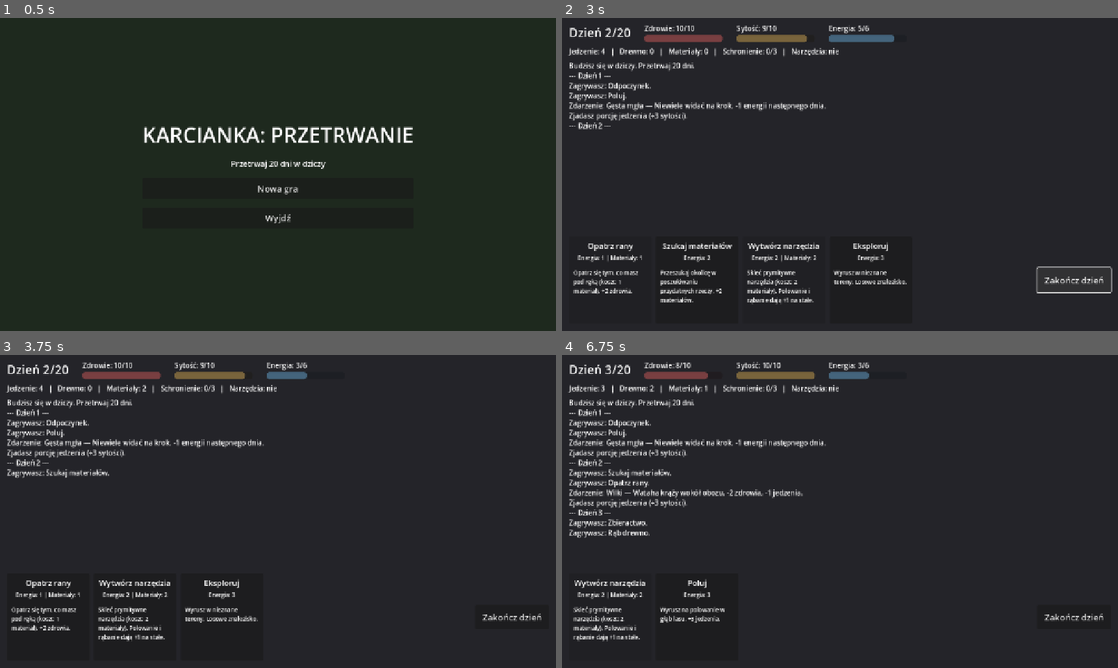
Above: before the commit, frames 1-4 (two rows, left to right).
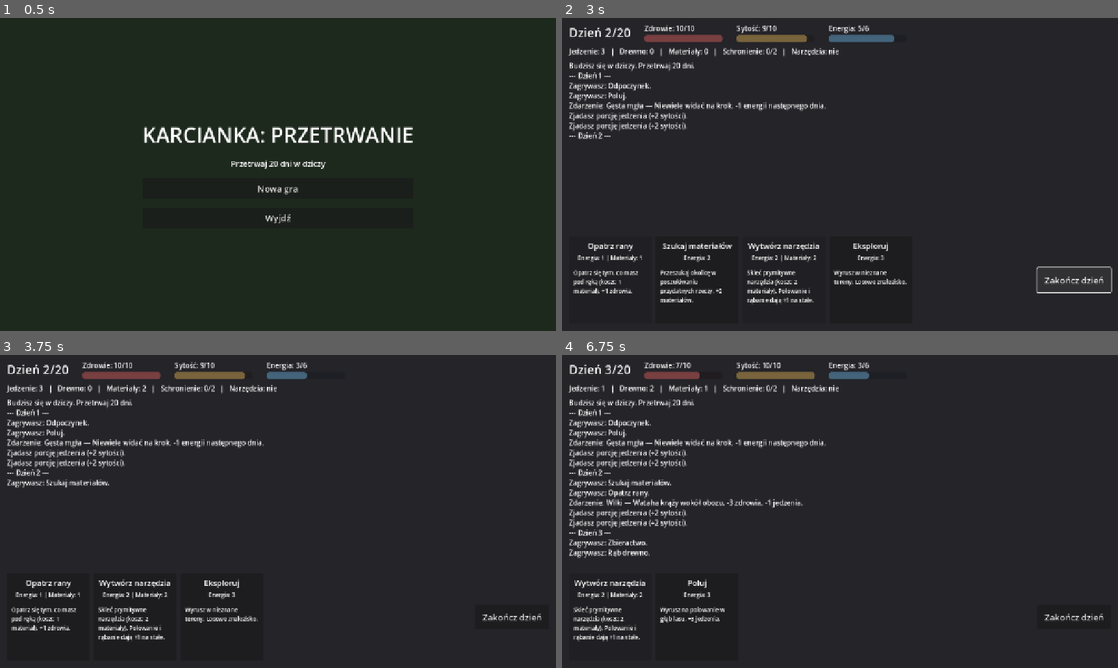
Above: after the commit, the same moments.

Repository: AradinX/Card_surv
Game: Godot game, scene res://scenes/main_menu.tscn
Two runs of this game, one before a commit and one after it. Both use one fixed random seed, a clock stepped at 60 frames per second and the inputs below.
Inputs (mouse positions are in pixels of both pictures, inside the frame that each line leads up to):
- Up to frame 1 (0.5 s): no input
- Up to frame 2 (3 s): click "Nowa gra" at 0.5 s; click (695, 280) at 1.27 s; click (784, 280) at 2 s; click "Zakończ dzień" at 2.75 s
- Up to frame 3 (3.75 s): click (133, 617) at 3.52 s
- Up to frame 4 (6.75 s): click (612, 617) at 4.25 s; click "Zakończ dzień" at 5 s; click (784, 617) at 5.77 s; click (695, 617) at 6.52 s

Frame 1 is identical in both runs. In frame 2, 0.4% of the frame differs, in the area x 1-39%, y 9-88%; in frame 3, 0.8%; in frame 4, 2.8%, in the area x 1-44%, y 2-65%.

Commit message:
Smoke test logiki + pierwszy balans (mocniejsze zdarzenia, slabsze leczenie)
Naiwny bot wygrywa ~80% runow zamiast 100% - jest napiecie, gra pozostaje
wygrywalna. Balans w danych kart i stalych RunSystem/RunState.

Co-Authored-By: Claude Fable 5 <noreply@anthropic.com>

Diff:
--- a/data/cards/actions/build_shelter.tres
+++ b/data/cards/actions/build_shelter.tres
@@ -6,7 +6,7 @@
 script = ExtResource("1_script")
 id = "build_shelter"
 display_name = "Buduj schronienie"
-description = "Wzmocnij swoje schronienie (koszt: 3 drewna). Każdy poziom redukuje obrażenia od pogody. Max 3."
+description = "Wzmocnij swoje schronienie (koszt: 3 drewna). Każdy poziom redukuje obrażenia od pogody. Max 2."
 energy_cost = 2
 wood_cost = 3
 special = "build_shelter"
--- a/data/cards/actions/first_aid.tres
+++ b/data/cards/actions/first_aid.tres
@@ -6,7 +6,7 @@
 script = ExtResource("1_script")
 id = "first_aid"
 display_name = "Opatrz rany"
-description = "Opatrz się tym, co masz pod ręką (koszt: 1 materiał). +2 zdrowia."
+description = "Opatrz się tym, co masz pod ręką (koszt: 1 materiał). +1 zdrowia."
 energy_cost = 1
 materials_cost = 1
-health_delta = 2
+health_delta = 1
--- a/data/cards/events/cold_night.tres
+++ b/data/cards/events/cold_night.tres
@@ -6,6 +6,6 @@
 script = ExtResource("1_script")
 id = "cold_night"
 display_name = "Zimna noc"
-description = "Temperatura spada poniżej zera. -2 zdrowia (schronienie chroni)."
-health_delta = -2
+description = "Temperatura spada poniżej zera. -3 zdrowia (schronienie chroni)."
+health_delta = -3
 shelter_protects = true
--- a/data/cards/events/sickness.tres
+++ b/data/cards/events/sickness.tres
@@ -6,6 +6,6 @@
 script = ExtResource("1_script")
 id = "sickness"
 display_name = "Choroba"
-description = "Dopada cię gorączka. -1 zdrowia, -1 energii następnego dnia."
-health_delta = -1
+description = "Dopada cię gorączka. -2 zdrowia, -1 energii następnego dnia."
+health_delta = -2
 next_day_energy_delta = -1
--- a/data/cards/events/storm.tres
+++ b/data/cards/events/storm.tres
@@ -6,6 +6,6 @@
 script = ExtResource("1_script")
 id = "storm"
 display_name = "Burza"
-description = "Wichura i pioruny szaleją całą noc. -2 zdrowia (schronienie chroni)."
-health_delta = -2
+description = "Wichura i pioruny szaleją całą noc. -3 zdrowia (schronienie chroni)."
+health_delta = -3
 shelter_protects = true
--- a/data/cards/events/wolves.tres
+++ b/data/cards/events/wolves.tres
@@ -6,6 +6,6 @@
 script = ExtResource("1_script")
 id = "wolves"
 display_name = "Wilki"
-description = "Wataha krąży wokół obozu. -2 zdrowia, -1 jedzenia."
-health_delta = -2
+description = "Wataha krąży wokół obozu. -3 zdrowia, -1 jedzenia."
+health_delta = -3
 food_delta = -1
--- a/scripts/run_state.gd
+++ b/scripts/run_state.gd
@@ -7,7 +7,7 @@
 const MAX_HEALTH := 10
 const MAX_HUNGER := 10
 const MAX_ENERGY := 6
-const MAX_SHELTER := 3
+const MAX_SHELTER := 2
 const TARGET_DAYS := 20
 
 @export var day: int = 1
--- a/systems/run_system.gd
+++ b/systems/run_system.gd
@@ -16,8 +16,8 @@
 ## Starter deck = this many copies of every action card definition.
 ## Replace with a DeckData resource when deckbuilding lands.
 const ACTION_CARD_COPIES := 2
-const DAILY_HUNGER_DECAY := 2
-const FOOD_HUNGER_VALUE := 3
+const DAILY_HUNGER_DECAY := 3
+const FOOD_HUNGER_VALUE := 2
 const STARVATION_DAMAGE := 2
 const TOOLS_GAIN_BONUS := 1
 
--- /dev/null
+++ b/tests/smoke_test.gd
@@ -0,0 +1,58 @@
+extends SceneTree
+## Headless smoke test of the core loop (no UI). Plays several full runs
+## with a naive "play the first playable card" policy and verifies that
+## every run terminates with a win or a loss within the day limit.
+##
+## Run:
+##   godot --headless --path . -s tests/smoke_test.gd
+
+const RUNS := 50
+const MAX_ACTIONS_PER_RUN := 1000
+
+
+func _init() -> void:
+	var action_cards := CardLibrary.load_cards_from_dir("res://data/cards/actions")
+	var event_cards := CardLibrary.load_cards_from_dir("res://data/cards/events")
+	assert(action_cards.size() >= 8, "expected at least 8 action cards")
+	assert(event_cards.size() >= 10, "expected at least 10 event cards")
+	print("Loaded %d action cards, %d event cards" % [action_cards.size(), event_cards.size()])
+
+	var wins := 0
+	for run_index in RUNS:
+		var result := _play_run(action_cards, event_cards)
+		if result == -1:
+			push_error("Run %d did not terminate!" % run_index)
+			quit(1)
+			return
+		wins += result
+	print("Smoke test OK: %d/%d runs won (losses are fine — balance, not bugs)" % [wins, RUNS])
+	quit(0)
+
+
+## Returns 1 on win, 0 on loss, -1 if the run failed to terminate.
+func _play_run(action_cards: Array[CardData], event_cards: Array[CardData]) -> int:
+	var system := RunSystem.new()
+	var outcome := {"ended": false, "won": false}
+	system.run_ended.connect(func(won: bool, _days: int) -> void:
+		outcome.ended = true
+		outcome.won = won
+	)
+	system.start_run(action_cards, event_cards)
+
+	for step in MAX_ACTIONS_PER_RUN:
+		if outcome.ended:
+			break
+		var played := false
+		for i in system.hand.size():
+			if system.can_play(system.hand[i]) == "":
+				system.play_card(i)
+				played = true
+				break
+		if not played:
+			system.end_day()
+
+	if not outcome.ended:
+		return -1
+	assert(system.state.health >= 0, "health below zero")
+	assert(system.state.day <= RunState.TARGET_DAYS, "day exceeded target")
+	return 1 if outcome.won else 0
Not shown, added: scenes/main_menu.gd.uid
Not shown, added: scenes/result.gd.uid
Not shown, added: scenes/run.gd.uid
Not shown, added: scripts/game_manager.gd.uid
Not shown, added: scripts/meta_state.gd.uid
Not shown, added: scripts/resources/action_card_data.gd.uid
Not shown, added: scripts/resources/card_data.gd.uid
Not shown, added: scripts/resources/event_card_data.gd.uid
Not shown, added: scripts/run_state.gd.uid
Not shown, added: systems/card_library.gd.uid
Not shown, added: systems/deck.gd.uid
Not shown, added: systems/run_system.gd.uid
(and 2 more such lines)
